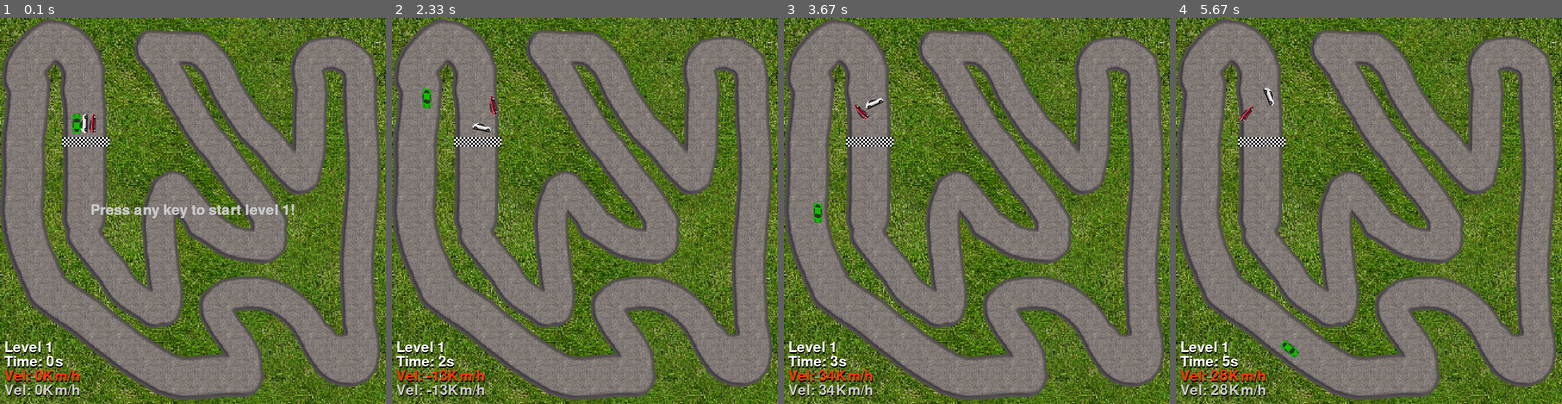
Above: before the commit, frames 1-4 (left to right).
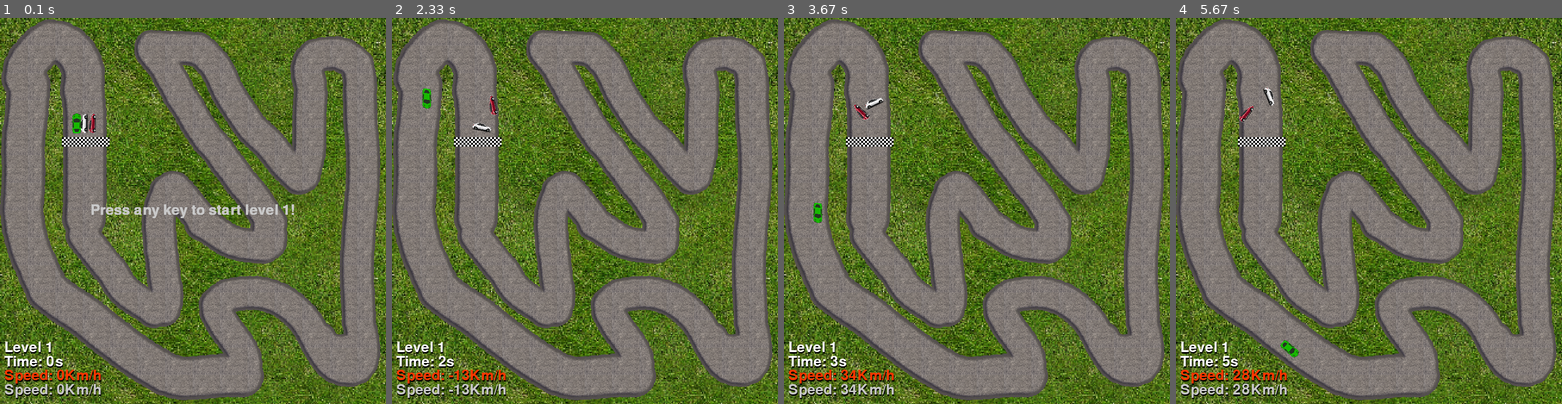
Above: after the commit, the same moments.

Repository: smiromania/pygame
Game: pygame game, started from app.py
Same seed, same stepped clock (60 frames per second), same inputs: the game is played once before the commit and once after it.
Inputs:
- Up to frame 1 (0.1 s): no input
- Up to frame 2 (2.33 s): hold Right 0.33-0.8 s; hold Up 0.83-1.13 s; hold W 0.83-1.13 s; hold Right 1.17-1.63 s; hold D 1.17-1.63 s; hold Left 1.67-2.2 s; hold A 1.67-2.2 s; hold Down from 2.23 s (still down); hold S from 2.23 s (still down)
- Up to frame 3 (3.67 s): release Down at 2.53 s; release S at 2.53 s; hold Left 2.57-2.97 s; hold A 2.57-2.97 s; hold Up 3-3.37 s; hold W 3-3.37 s; hold Right from 3.4 s (still down); hold D from 3.4 s (still down)
- Up to frame 4 (5.67 s): release Right at 4.03 s; release D at 4.03 s; hold Down 4.07-4.43 s; hold S 4.07-4.43 s; hold Left 4.47-4.93 s; hold A 4.47-4.93 s; hold Right 4.97-5.43 s; hold D 4.97-5.43 s; hold Up from 5.47 s (still down); hold W from 5.47 s (still down)

The runs differ from the first frame. In frame 1, 1.0% of the frame differs, in the area x 1-27%, y 91-99%; in frame 2, 1.1%, in the area x 1-30%, y 91-99%; in frame 3, 1.1%; in frame 4, 1.1%.

Commit message:
Quality of life changes

Diff:
--- a/app.py
+++ b/app.py
@@ -2,6 +2,9 @@
 import time
 import math
 from imgResizing import scale_image, blit_rotate_center, blit_text_center
+
+
+
 pygame.font.init()
 
 GRASS = scale_image(pygame.image.load("imgs/grass.jpg"), 2.5)
@@ -23,7 +26,6 @@
 pygame.display.set_caption("Racing a dRunK DRiveR")
 
 MAIN_FONT = pygame.font.SysFont("impactbold", 44)
-
 
 
 FPS = 60
@@ -225,19 +227,19 @@
     win.blit(level_text_stroke, (10 - 1, HEIGHT - level_text_stroke.get_height() - 100 - 3))  # Offset for stroke effect
 
     vel_text = MAIN_FONT.render(
-    f"Vel: {round(player_car.vel*25.4)}Km/h", 1, (0, 0, 0))  # Black color
+    f"Speed: {round(player_car.vel*25.4)}Km/h", 1, (0, 0, 0))  # Black color
     win.blit(vel_text, (10, HEIGHT - vel_text.get_height() - 40))
 
     vel_text_stroke = MAIN_FONT.render(
-    f"Vel: {round(player_car.vel*25.4)}Km/h", 1, (255, 55, 0))  # Desired color
+    f"Speed: {round(player_car.vel*25.4)}Km/h", 1, (255, 55, 0))  # Desired color
     win.blit(vel_text_stroke, (10 - 1, HEIGHT - vel_text_stroke.get_height() - 40 - 3))  # Offset for stroke effect
 
     vel_text = MAIN_FONT.render(
-    f"Vel: {round(player2_car.vel*25.4)}Km/h", 1, (0, 0, 0))  # Black color
+    f"Speed: {round(player2_car.vel*25.4)}Km/h", 1, (0, 0, 0))  # Black color
     win.blit(vel_text, (10, HEIGHT - vel_text.get_height() - 10))
 
     vel_text_stroke = MAIN_FONT.render(
-    f"Vel: {round(player2_car.vel*25.4)}Km/h", 1, (200, 200, 200))  # Desired color
+    f"Speed: {round(player2_car.vel*25.4)}Km/h", 1, (200, 200, 200))  # Desired color
     win.blit(vel_text_stroke, (10 - 1, HEIGHT - vel_text_stroke.get_height() - 10 - 3))  # Offset for stroke effect
 
     time_text = MAIN_FONT.render(
